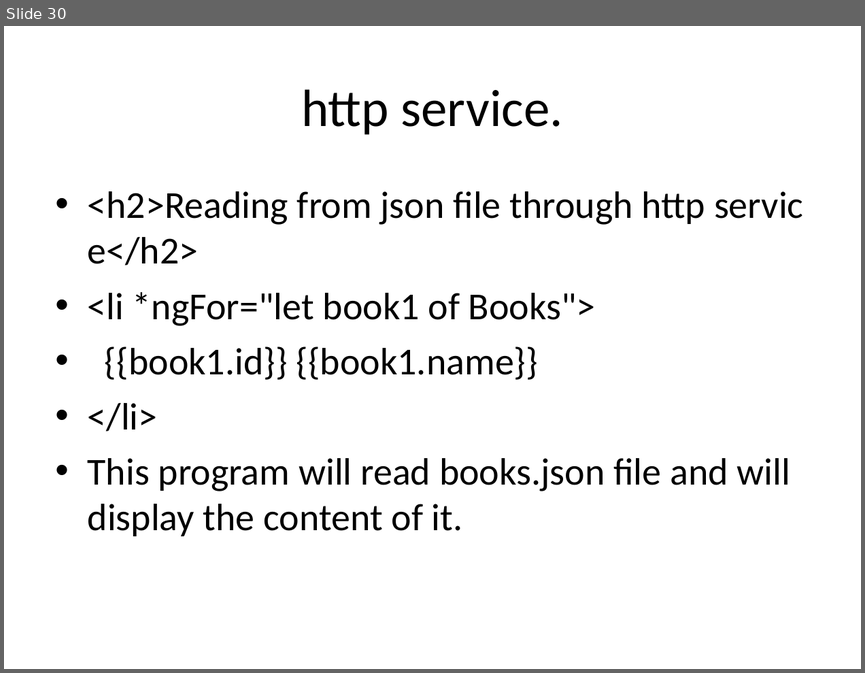
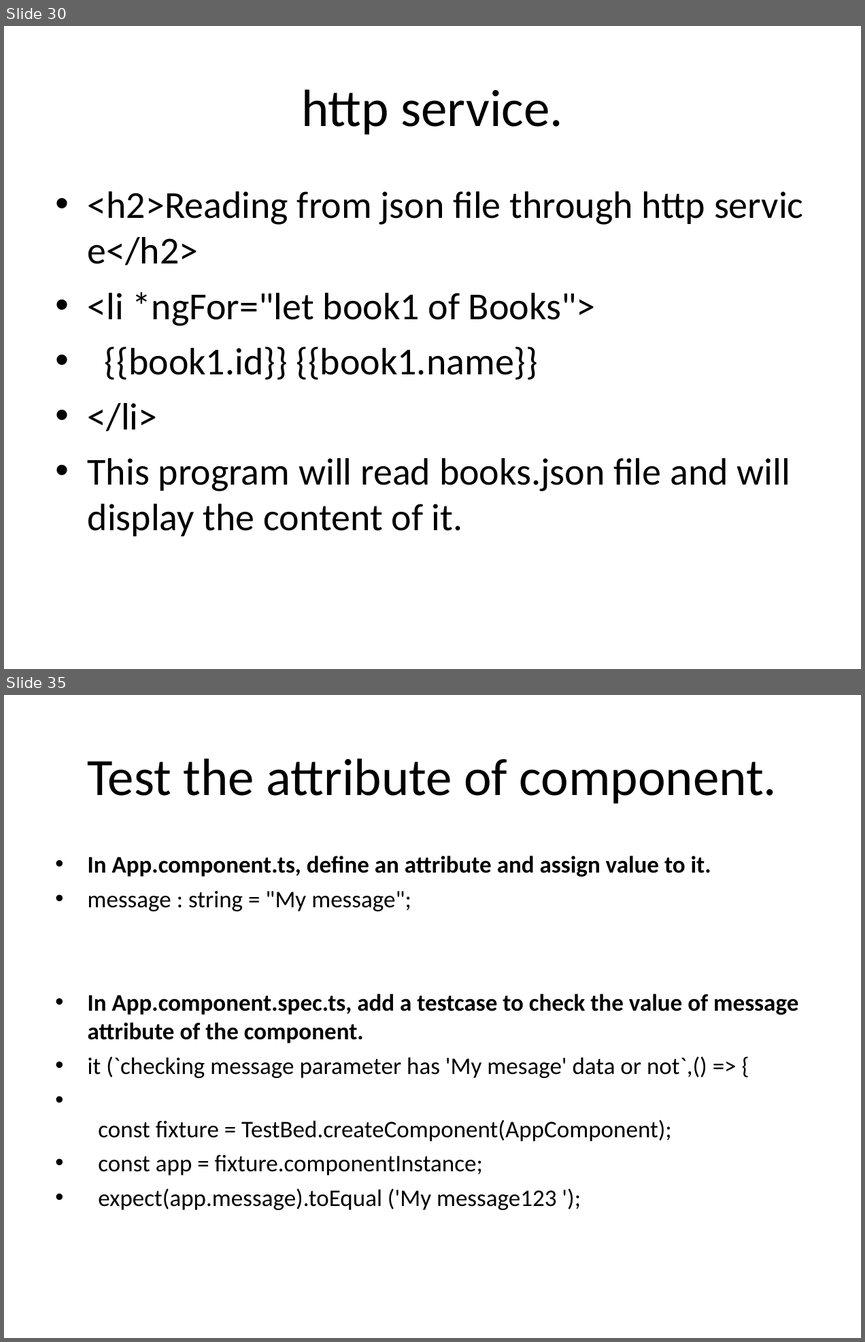
Before and after one commit to kcharankumar/DBS_Charan, a slide deck: Angular/Angular.ppt. Shown one above the other, each under a label of ours: slide 30 before the commit, slides 30 and 35 after it; the slides between them are not shown. The pictures are 865x673 and 865x1342 pixels, drawn with LibreOffice and Linux fonts; fonts in the diff are those of the drawing. Boxes give left, top, right and bottom in pixels: in the first picture for what was removed or moved away, otherwise in the second. Text is boxed around its words. In the diff, an @@ line names an element or a change of style, - is before the commit and + after.

```diff
--- a/Angular/Angular.ppt
+++ b/Angular/Angular.ppt
@@ slide 35 added at (4, 695, 861, 1338), background #FFFFFF @@
@@ title added at (87, 758, 777, 804), 44 pt, text #000000 @@
+Test the attribute of component.
@@ text added at (88, 855, 798, 1210), 20 pt, text #000000 @@
+• In App.component.ts, define an attribute and assign value to it.
+• message : string = "My message";
+• In App.component.spec.ts, add a testcase to check the value of message attribute of the component.
+• it (`checking message parameter has 'My mesage' data or not`,() => {
+• const fixture = TestBed.createComponent(AppComponent);
+• const app = fixture.componentInstance;
+• expect(app.message).toEqual ('My message123 ');
```
Also in this commit, not shown: 8 other slides added.
